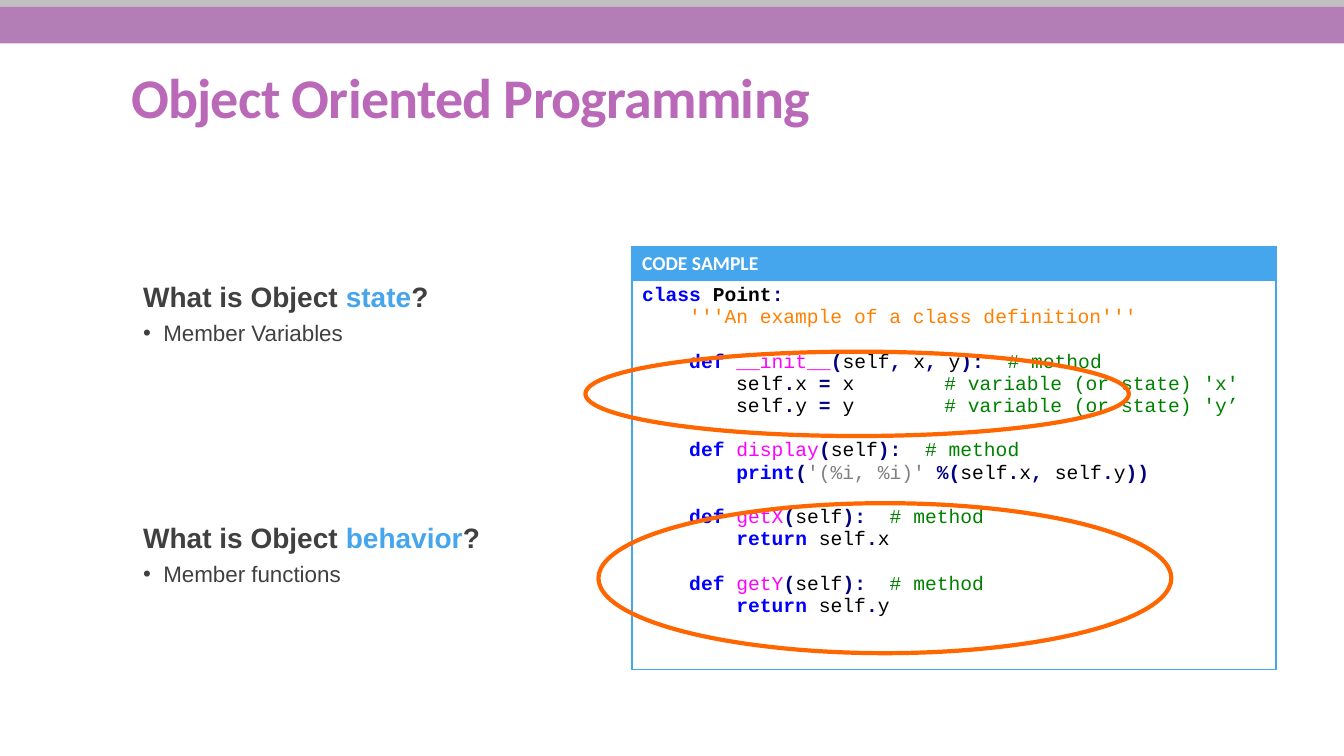
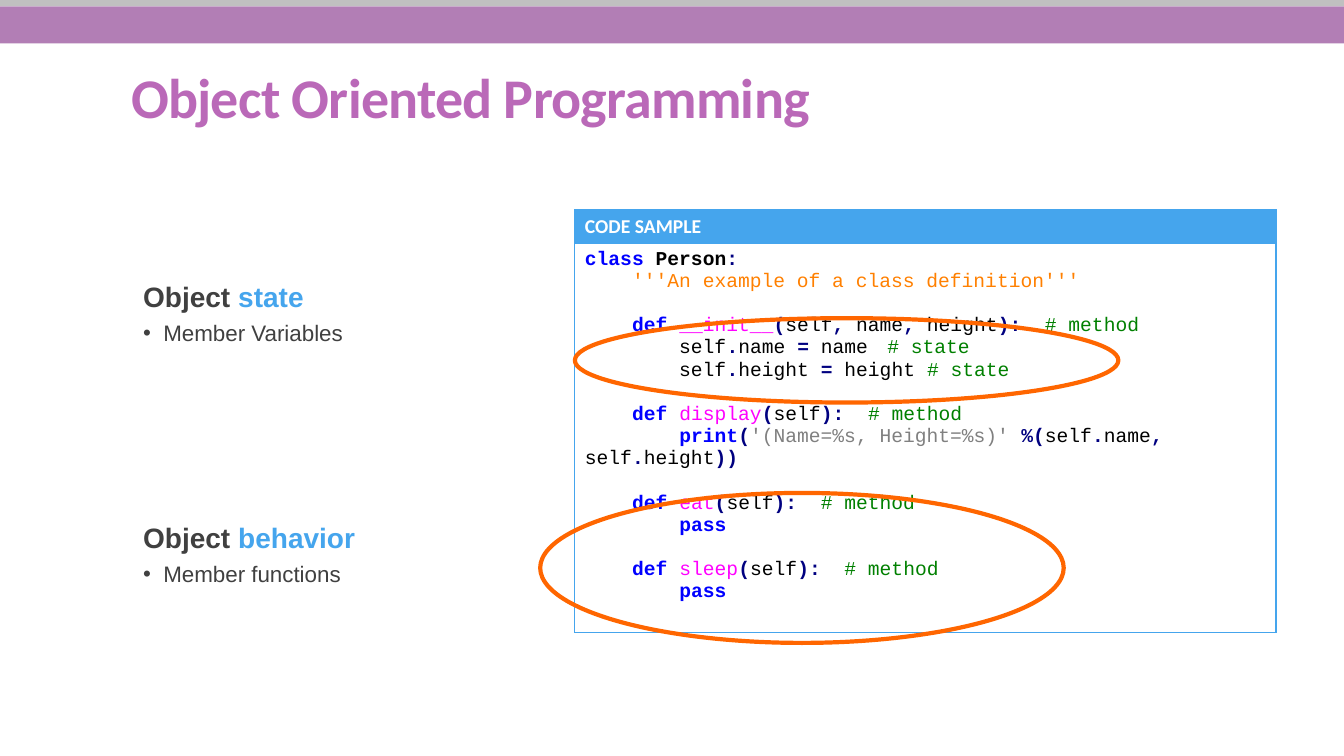
Before and after one commit to She-Codes-Now/Intro-to-Python, a slide deck: slide 27 of Python-SheCodesNow_updated.pptx. Drawn at 1344x756 pixels with LibreOffice and Linux fonts; fonts in the diff are those of the drawing; background and template pictures are left out. Boxes give left, top, right and bottom in pixels: in the first picture for what was removed or moved away, otherwise in the second. Text is boxed around its words. In the diff, an @@ line names an element or a change of style, - is before the commit and + after.

```diff
--- a/Python-SheCodesNow_updated.pptx
+++ b/Python-SheCodesNow_updated.pptx
@@ table at (575, 210, 1276, 632) @@
-row 2, column 1: class Point: / '''An example of a class definition''' / def __init__(self, x, y): # method / self.x = x # variable (or state) 'x' / self.y = y # variable (or state) 'y’ / def display(self): # method / print('(%i, %i)' %(self.x, self.y)) / def getX(self): # method / return self.x / def getY(self): # method / return self.y
+row 2, column 1: class Person: / '''An example of a class definition''' / def __init__(self, name, height): # method / self.name = name # state / self.height = height # state / def display(self): # method / print('(Name=%s, Height=%s)' %(self.name, self.height)) / def eat(self): # method / pass / def sleep(self): # method / pass
@@ table: place and size @@
-table at (632, 246, 1276, 668)
+table at (575, 210, 1276, 632)
@@ text at (143, 286, 303, 312): text changed @@
-  What is Object state?
+  Object state
@@ ellipse: place and size @@
-ellipse at (586, 352, 1129, 437)
+ellipse at (575, 319, 1118, 403)
@@ ellipse: place and size @@
-ellipse at (599, 503, 1172, 653)
+ellipse at (540, 493, 1064, 643)
@@ text at (143, 527, 355, 553): text changed; text colour #404040 to #45A5ED @@
-  What is Object behavior?
+  Object behavior
```
Also in this commit, not shown: 13 other slides changed.
